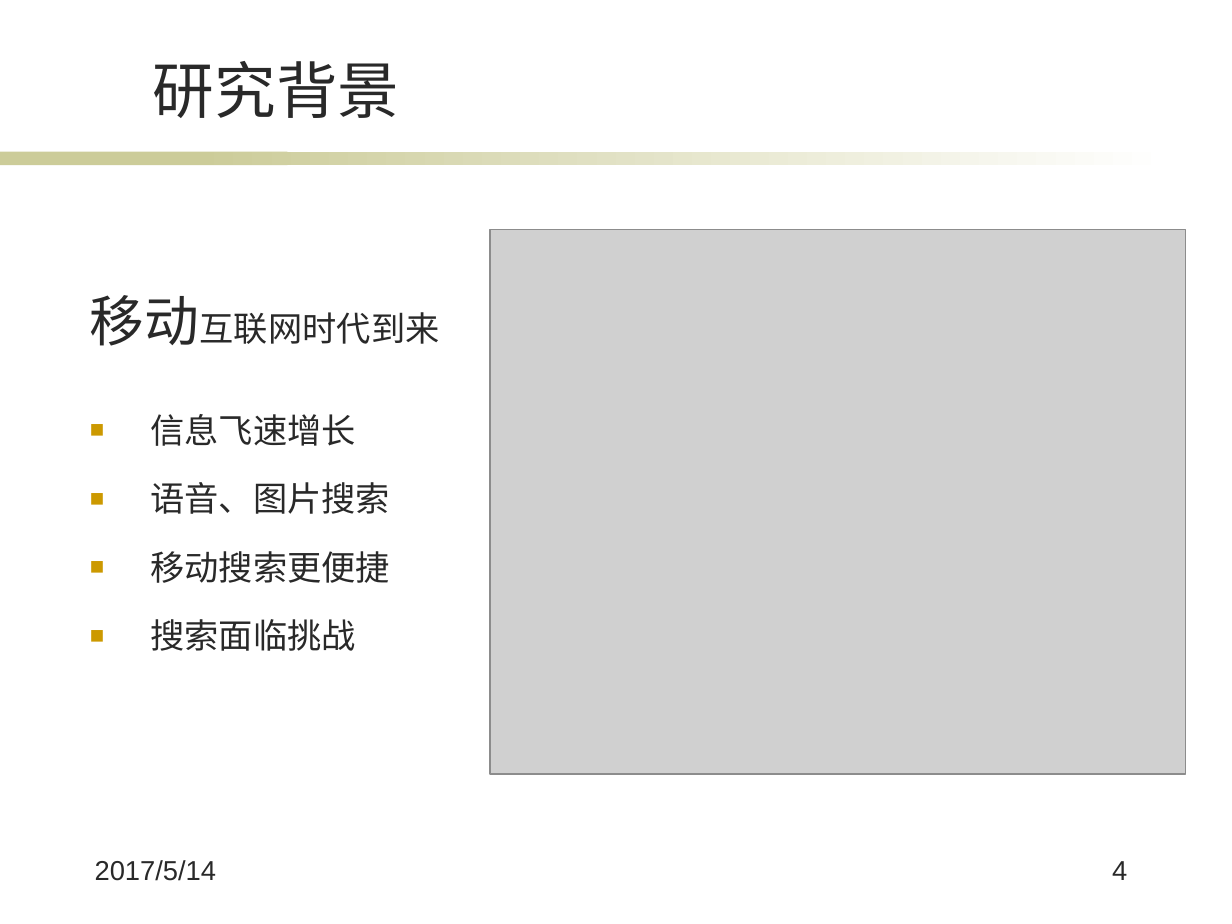
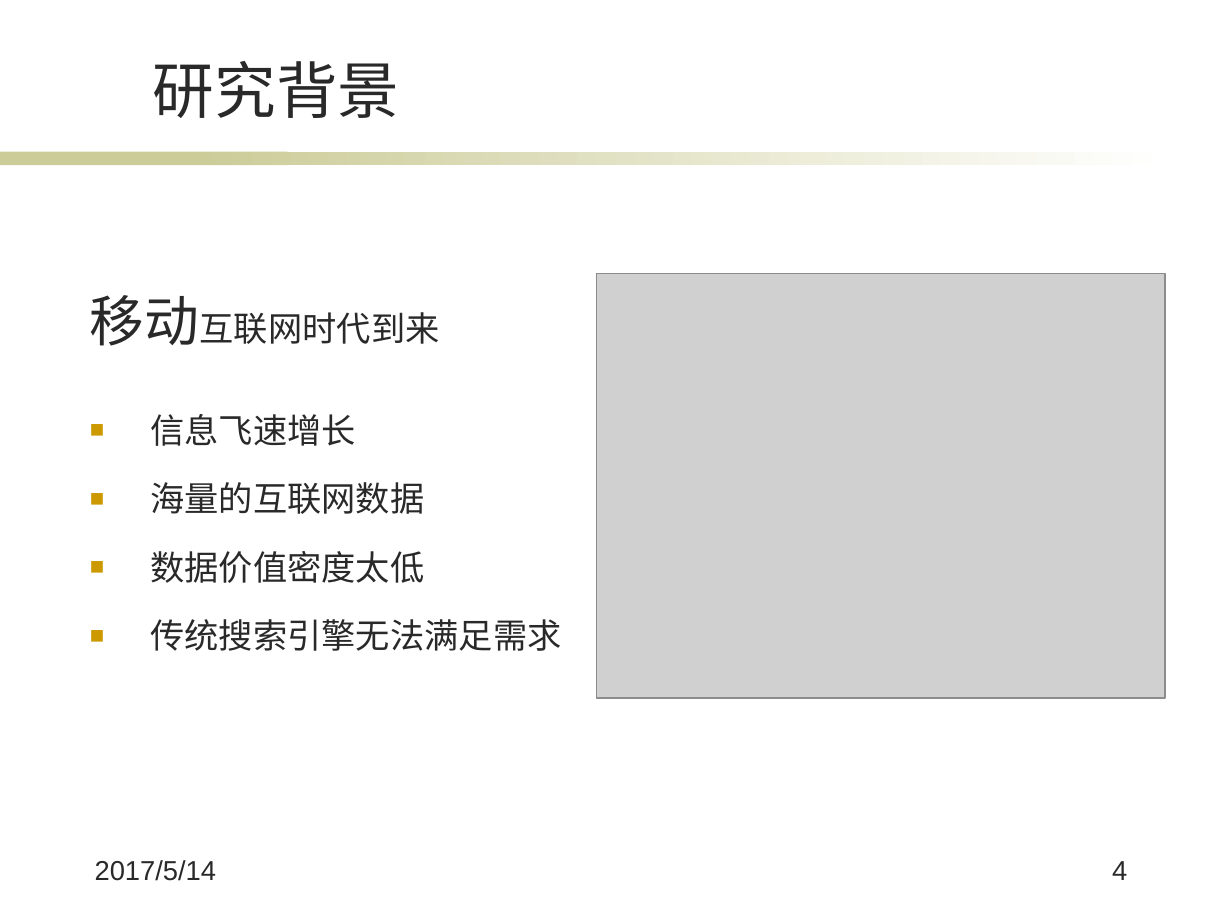
Before and after one commit to wqpod2g/paper, a slide deck: slide 4 of 毕业答辩ppt.pptx. Drawn at 1232x924 pixels with LibreOffice and Linux fonts; fonts in the diff are those of the drawing; grey boxes stand for pictures; background and template pictures are left out. Boxes give left, top, right and bottom in pixels: in the first picture for what was removed or moved away, otherwise in the second. Text is boxed around its words. In the diff, an @@ line names an element or a change of style, - is before the commit and + after.

```diff
--- a/毕业答辩ppt.pptx
+++ b/毕业答辩ppt.pptx
@@ picture: place and size @@
-picture at bbox=[490, 229, 1186, 774]
+picture at bbox=[596, 274, 1164, 699]
@@ text at bbox=[150, 482, 561, 651]: text changed @@
-■ 语音、图片搜索
-■ 移动搜索更便捷
-■ 搜索面临挑战
+■ 海量的互联网数据
+■ 数据价值密度太低
+■ 传统搜索引擎无法满足需求
```
Also in this commit, not shown: 13 other slides changed, 4 slides added, 4 slides removed, 1 other file.
